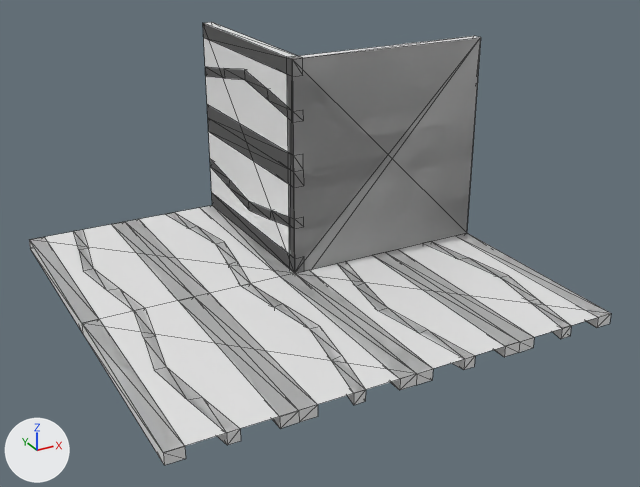
The OBJ model Data/bmc/tiles/t_196.obj as it was, and as the next commit left it.
Both versions are drawn from a 50 mm camera at (-0.851, -1.669, 0.896) aimed at (0.025, -0.076, 0.1). Every picture has the same lights, and +X, +Y and +Z are marked at lower left. Mesh edges are drawn as thin lines. Where no turn or scale is listed for an object, it has been applied to the vertices.

The first picture shows 't_196'.
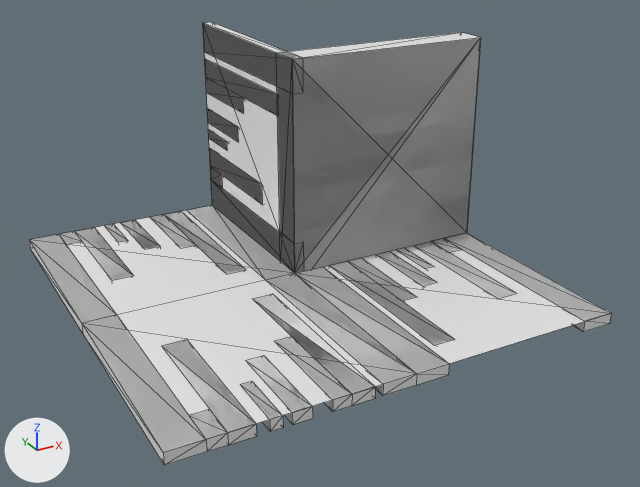
The change in detail:
me_t_196 is used by ob_t_196; location (0.0, 0.0, 0.0).
me_t_196 had 254 vertices, 503 faces and spanned x -0.5..0.5, y -0.5..0.5, z -0.05..0.5.
me_t_196 now has 228 vertices, 409 faces and spans x -0.5..0.5, y -0.5..0.5, z -0.05..0.5.
me_t_196 part 1: a new loose piece, a box spanning x 0.0..0.025, y 0.3..0.5, z 0.237..0.277.
me_t_196 part 2: a new loose piece, a box spanning x 0.282..0.307, y -0.126..0.0, z -0.025..0.0.
me_t_196 part 3: a new loose piece, a box spanning x -0.307..-0.282, y 0.374..0.5, z -0.025..0.0.
me_t_196 part 4: a new loose piece, a box spanning x -0.307..-0.282, y -0.5..-0.374, z -0.025..0.0.
me_t_196 part 5: a new loose piece, a box spanning x 0.223..0.263, y -0.2..0.0, z -0.025..0.0.
me_t_196 part 6: a new loose piece, a box spanning x -0.263..-0.223, y 0.3..0.5, z -0.025..0.0.
me_t_196 part 7: a new loose piece, a box spanning x -0.263..-0.223, y -0.5..-0.3, z -0.025..0.0.
me_t_196 part 8: the loose piece of 36 vertices spanning x -0.138..-0.071, y -0.5..0.5, z -0.025..0.0 is rebuilt with 14 vertices and now spans x -0.182..-0.092, y -0.5..-0.071, z -0.025..0.0.
me_t_196 part 9: the loose piece of 20 vertices spanning x 0.0..0.025, y 0.0..0.5, z 0.362..0.429 is rebuilt with 14 vertices and now spans x 0.0..0.025, y 0.071..0.5, z 0.318..0.408.
me_t_196 part 10: the loose piece of 20 vertices spanning x 0.071..0.138, y -0.5..0.0, z -0.025..0.0 is rebuilt with 14 vertices and now spans x 0.092..0.182, y -0.429..0.0, z -0.025..0.0.
me_t_196 part 11: a new loose piece of 14 vertices spanning x -0.182..-0.092, y 0.071..0.5, z -0.025..0.0.
me_t_196 part 12: the loose piece of 12 vertices spanning x 0.0..0.025, y 0.0..0.5, z 0.212..0.287 is deleted.
me_t_196 part 13: the loose piece of 12 vertices spanning x 0.213..0.287, y -0.5..0.0, z -0.025..0.0 is deleted.
Part 14, on me_t_196:
130 vertices are removed from x -0.463..0.5, y -0.5..0.5, z -0.05..0.5.
285 faces are deleted.
51 vertices are added at x -0.425..0.5, y -0.5..0.5, z -0.05..0.5.
10 new vertices lie (0.075, 0.0, 0.0) away from vertices in x -0.5..0.0, y -0.5..0.5, z -0.025..0.0.
9 new vertices lie (-0.075, 0.0, 0.0) away from vertices in x 0.0..0.5, y -0.5..0.5, z -0.025..0.0.
6 new vertices lie (0.0, -0.079, 0.0) away from vertices in x -0.425..0.425, y 0.0..0.5, z -0.025..0.0.
8 new vertices lie (0.025, 0.0, 0.0) away from vertices in x 0.0, y 0.0..0.5, z 0.075..0.167.
191 new faces join them.

Boxes [x1, y1, x2, y2] around the edits, measured in the pictures (640 x 487 px; the box of a moved part takes in the faces that stretch with it):
part 1 of me_t_196, added
    after: [208, 112, 238, 141]
part 2 of me_t_196, added
    after: [397, 248, 434, 269]
part 3 of me_t_196, added
    after: [105, 224, 128, 242]
part 4 of me_t_196, added
    after: [240, 381, 283, 431]
part 5 of me_t_196, added
    after: [376, 251, 437, 286]
part 6 of me_t_196, added
    after: [121, 220, 159, 249]
part 7 of me_t_196, added
    after: [246, 355, 313, 424]
part 8 of me_t_196, rebuilt (39% narrower, 39% shorter)
    before: [166, 213, 366, 405]
    after: [254, 294, 375, 411]
part 9 of me_t_196, rebuilt
    before: [205, 67, 303, 122]
    after: [205, 59, 278, 116]
part 10 of me_t_196, rebuilt
    before: [337, 261, 475, 370]
    after: [329, 258, 454, 345]
part 11 of me_t_196, added
    after: [151, 211, 246, 274]
part 12 of me_t_196, deleted
    before: [207, 108, 304, 187]
part 13 of me_t_196, deleted
    before: [374, 249, 534, 357]
part 14 of me_t_196, moved or reshaped
    both: [30, 23, 611, 465]
